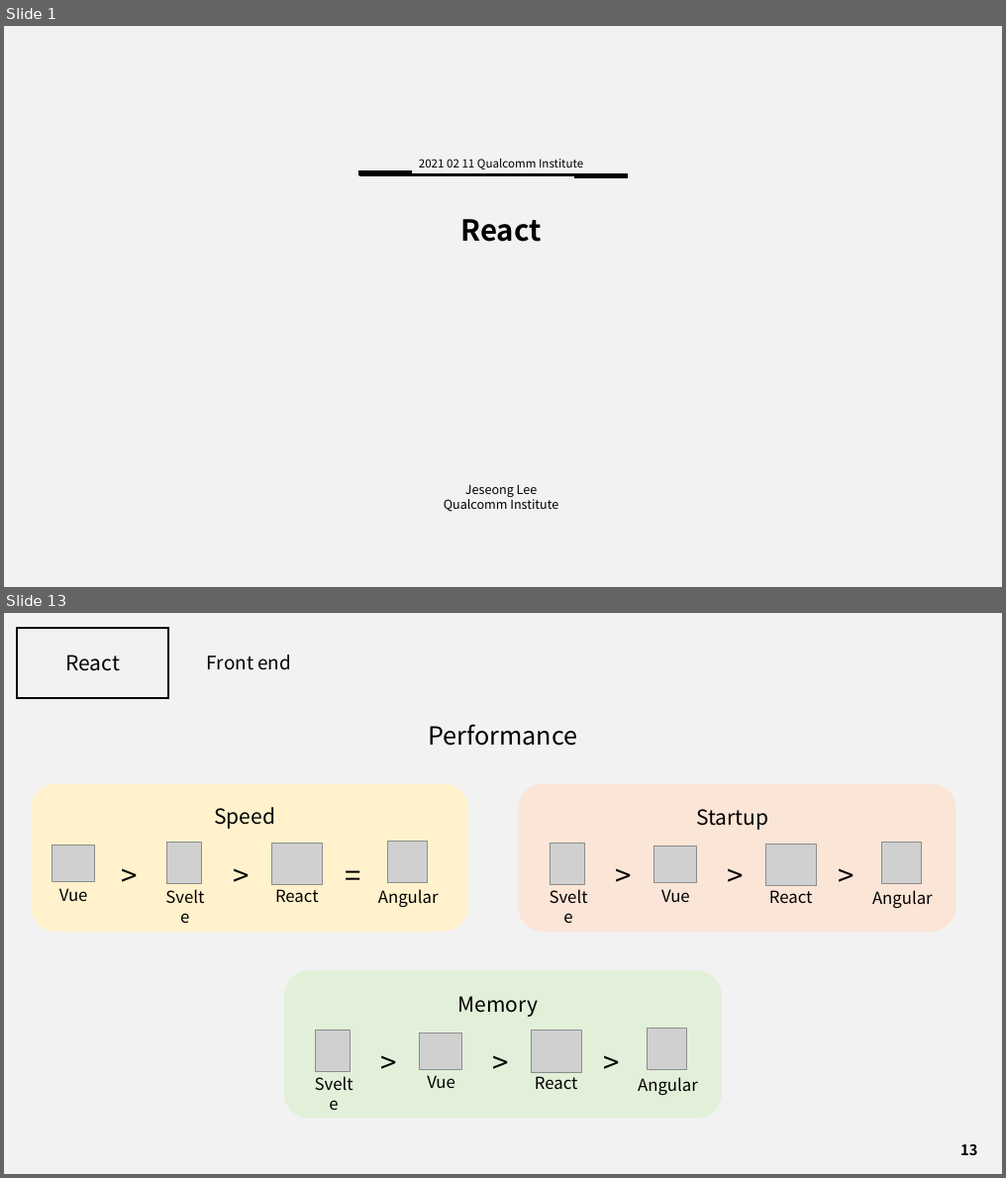
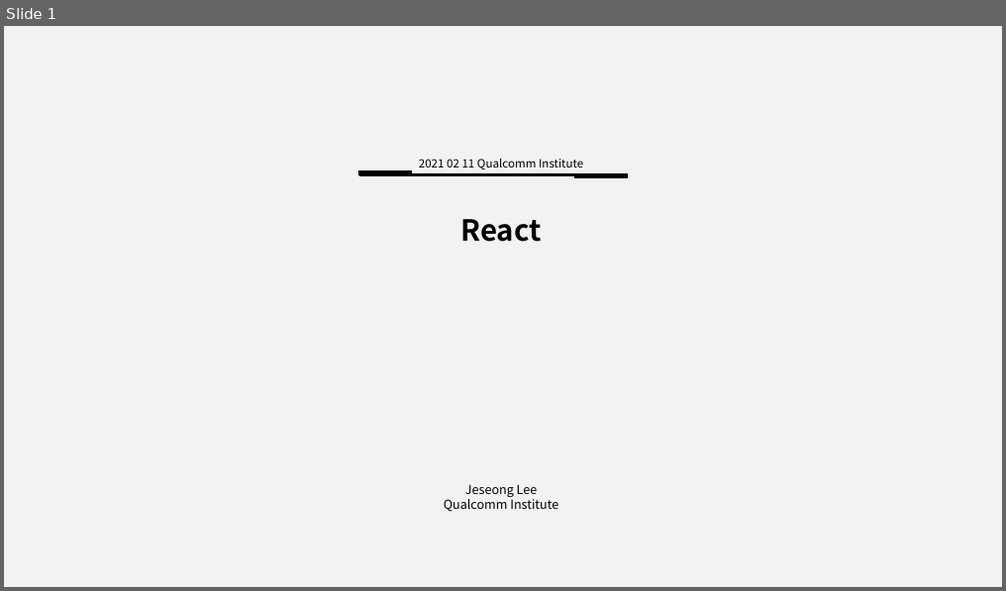
Before and after one commit to J3SUNG/Seminar, a slide deck: 210210_React_2.pptx. Shown one above the other, each under a label of ours: slides 1 and 13 before the commit, slide 1 after it; the slides between them are not shown. The pictures are 1006x1178 and 1006x591 pixels, drawn with LibreOffice and Linux fonts; fonts in the diff are those of the drawing; grey boxes stand for pictures. Boxes give left, top, right and bottom in pixels: in the first picture for what was removed or moved away, otherwise in the second. Text is boxed around its words. In the diff, an @@ line names an element or a change of style, - is before the commit and + after.

```diff
--- a/210210_React_2.pptx
+++ b/210210_React_2.pptx
@@ slide 13 removed at box(4, 613, 1002, 1174), background #F2F2F2 @@
@@ rectangle removed at box(17, 628, 168, 697) @@
@@ text removed at box(65, 655, 120, 671) @@
-React
@@ text removed at box(207, 655, 291, 670) @@
-Front end
@@ text removed at box(428, 724, 577, 746) @@
-Performance
@@ group removed at box(31, 783, 469, 931): 8 texts, 4 pictures, 1 rounded rectangle @@
-React
-Svelte
-Angular
-Vue
->
->
-=
-Speed
@@ group removed at box(519, 783, 956, 931): 8 texts, 4 pictures, 1 rounded rectangle @@
-Svelte
-React
-Vue
-Angular
->
->
->
-Startup
@@ group removed at box(284, 970, 722, 1118): 8 texts, 4 pictures, 1 rounded rectangle @@
-Svelte
-React
-Vue
-Angular
->
->
->
-Memory
@@ page number removed at box(960, 1145, 977, 1156) @@
-13
```
Also in this commit, not shown: 6 slides changed, 2 slides added, 39 other slides removed, 1 other file.
